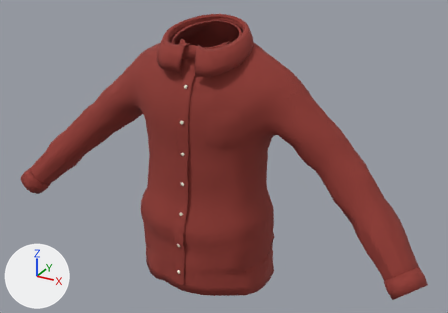
The glTF model godot/assets/wear/koszula.glb, before and after one commit.
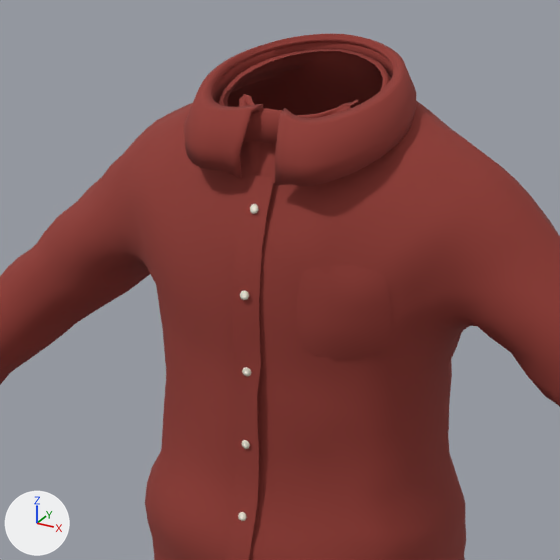
There are two pictures of each version: one whole from a camera (50 mm lens) standing at (0.827, -1.417, 1.909) and looking at (0.045, 0.004, 1.198), one close up on the part from 18% to 70% of the width and 0% to 74% of the height. Arrows for +X, +Y and +Z are at lower left; the lights stay in place. The last two pictures show the newer version. Where no turn or scale is listed for an object, it has been applied to the vertices. Vertices at exactly the same position are counted once.

The first close-up shows 'koszula'.
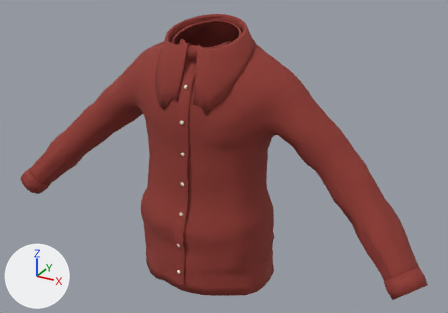
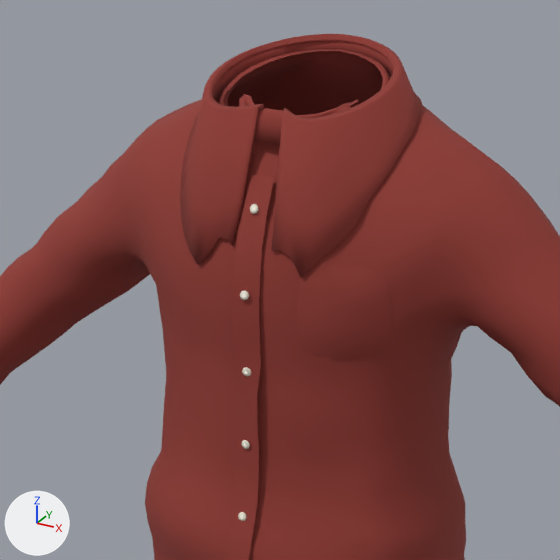
Location of each change, (x1, y1, x2, y2) in pixels of the close-ups (560 x 560 px; the box of a moved part takes in the faces that stretch with it):
part 1 of me_koszula, moved or reshaped: before (184, 34, 416, 186); after (180, 34, 422, 277)

The change in detail:
me_koszula has 4235 vertices, 8074 faces and spans x -0.652..0.655, y -0.181..0.152, z -0.056..0.688.
me_koszula is used by ob_koszula; location (0.0, 0.0, 0.895).
me_koszula part 1: 436 vertices moved from x -0.128..0.127, y -0.121..0.105, z 0.563..0.688 to x -0.133..0.133, y -0.129..0.114, z 0.463..0.688; 4 vertices removed from x 0.021..0.04, y -0.101..-0.084, z 0.629..0.634; 4 vertices added at x 0.021..0.036, y -0.091..-0.083, z 0.63..0.633.
